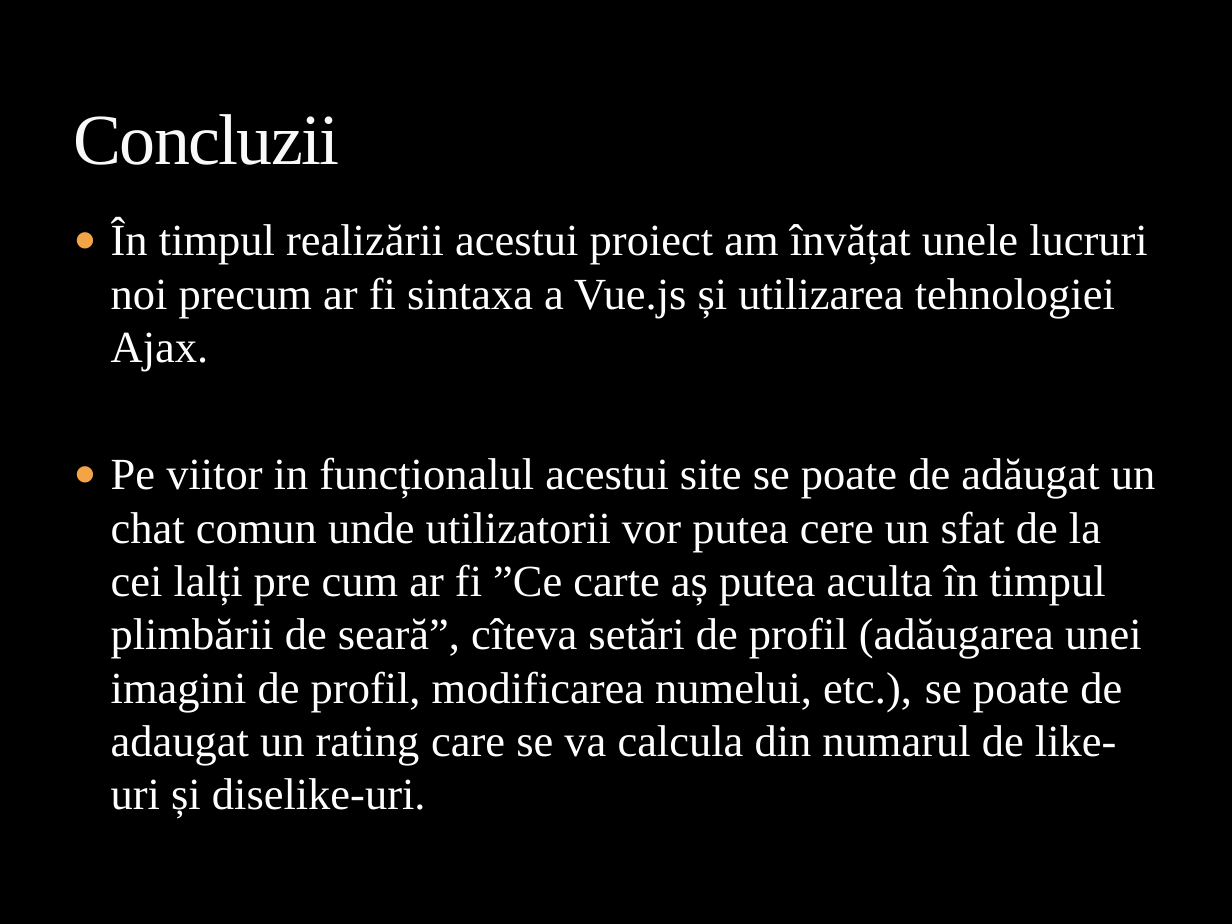
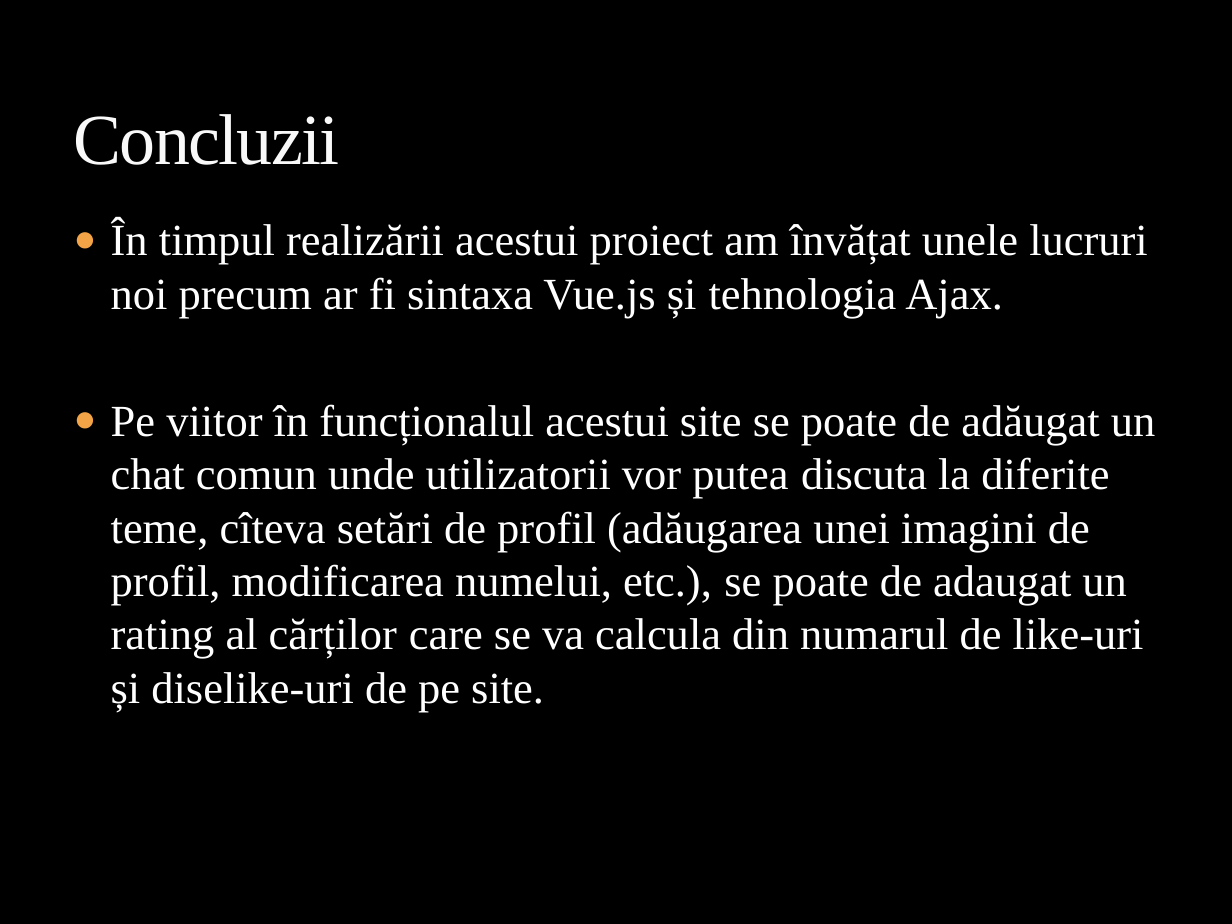
Before and after one commit to MaximRoman/examen-it-step-word, a slide deck: slide 10 of MyAudioLib.pptx. Drawn at 1232x924 pixels with LibreOffice and Linux fonts; fonts in the diff are those of the drawing; background and template pictures are left out. Boxes give left, top, right and bottom in pixels: in the first picture for what was removed or moved away, otherwise in the second. Text is boxed around its words. In the diff, an @@ line names an element or a change of style, - is before the commit and + after.

```diff
--- a/MyAudioLib.pptx
+++ b/MyAudioLib.pptx
@@ text at [111,220,1156,712]: text changed @@
-● În timpul realizării acestui proiect am învățat unele lucruri noi precum ar fi sintaxa a Vue.js și utilizarea tehnologiei Ajax.
-● Pe viitor in funcționalul acestui site se poate de adăugat un chat comun unde utilizatorii vor putea cere un sfat de la cei lalți pre cum ar fi ”Ce carte aș putea aculta în timpul plimbării de seară”, cîteva setări de profil (adăugarea unei imagini de profil, modificarea numelui, etc.), se poate de adaugat un rating care se va calcula din numarul de like-uri și diselike-uri.
+● În timpul realizării acestui proiect am învățat unele lucruri noi precum ar fi sintaxa Vue.js și tehnologia Ajax.
+● Pe viitor în funcționalul acestui site se poate de adăugat un chat comun unde utilizatorii vor putea discuta la diferite teme, cîteva setări de profil (adăugarea unei imagini de profil, modificarea numelui, etc.), se poate de adaugat un rating al cărților care se va calcula din numarul de like-uri și diselike-uri de pe site.
```
Also in this commit, not shown: 2 other slides changed, 1 slide added, 1 slide removed, 2 other files.
